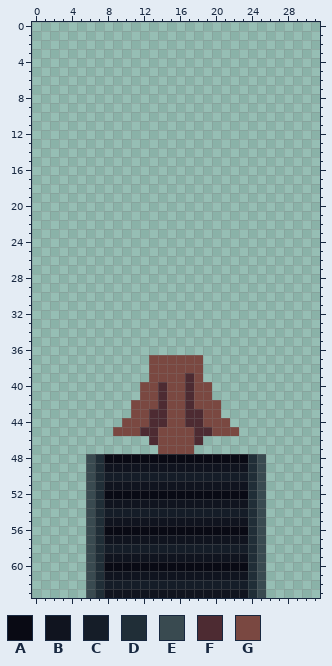
Pixel-art file: asset_source/structures/tree/tree_cutter/tree_cutter.aseprite. Above is the file before it was changed.
32x64 pixels, 1 frame.
Visible layers, top first: "Conveyor", "Tree".
Palette (. is transparent): A #090a14  B #10141f  C #151d28  D #202e37  E #394a50  F #4d2b32  G #7a4841
Pixels before, first column x 6:
37 .......GGGGGG.......
38 .......GGGGGG.......
39 .......GGGGFG.......
40 ......GGFGGFGG......
41 ......GGFGGFGG......
42 .....GGGFGGFGGG.....
43 .....GGFFGGFFGG.....
44 ....GGGFFGGFFGGG....
45 ...GGGFFGGGGFFGGG...
46 .......FGGGGF.......
47 ........GGGG........
48 EDAAAAAAAAAAAAAAAADE
49 EDBBBBBBBBBBBBBBBBDE
50 EDCCCCCCCCCCCCCCCCDE
51 EDBBBBBBBBBBBBBBBBDE
52 EDAAAAAAAAAAAAAAAADE
53 EDBBBBBBBBBBBBBBBBDE
54 EDCCCCCCCCCCCCCCCCDE
55 EDBBBBBBBBBBBBBBBBDE
56 EDAAAAAAAAAAAAAAAADE
57 EDBBBBBBBBBBBBBBBBDE
58 EDCCCCCCCCCCCCCCCCDE
59 EDBBBBBBBBBBBBBBBBDE
60 EDAAAAAAAAAAAAAAAADE
61 EDBBBBBBBBBBBBBBBBDE
62 EDCCCCCCCCCCCCCCCCDE
63 EDBBBBBBBBBBBBBBBBDE
And afterwards:
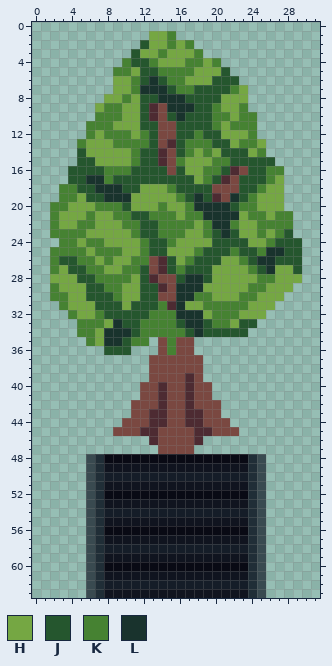
Colours new in this view: H #75a743  J #25562e  K #468232  L #19332d
Diff:
Changed rows in their new state; - is an unchanged pixel.
Layer "Tree":
first column x 2:
 1 -----------HHK--------------
 2 ----------JHHKHK------------
 3 ---------JHHKHHHK-----------
 4 --------KJJKHHHKKHK---------
 5 -------KKHJJKKKKHHHJ--------
 6 -------HHKJLJKKHHHJJJ-------
 7 -------HHKLLLJKKJJJJKH------
 8 ------HHKHJJLLLJJJJHHH------
 9 -----HKKHHJFGLLLJJKHHK------
10 -----KKKHHJFGJLJJJKKHKK-----
11 ----KKKHHHJJGGJJJJKHKKK-----
12 ----KHKKKHKJGGJJKJJHHHK-----
13 ---KHHHKKKKJGFJKKKJJHKKH----
14 ---JHHHHHKJJFGJKHKHJJJHK----
15 ---JJHHHHKJJFGKHHHKKJJJJJ---
16 --JJJJKKKJJJJGJHHKKJFGJJKK--
17 --JJLLKJJJJJJJJJHKJFGJJJKH--
18 -KKJJLLLJJHHHKJJJJGGGJJKHH--
19 -KKHJJLLLHHHHHKJLJFGLJKHHH--
20 KKHHHKKKJHHHKHHKLLLLJKKHHH--
21 KHHHKHHKKJJKKKHKKLLLLHKKHKK-
22 KHHKKHHHKKJJKKKKHKLLKHHKKKK-
23 KKKKHHHHHKJJKKKHHKJLJHHKHKJ-
24 -KKHKKHHHHKJJKHHHHJJJJHHKJJJ
25 KKKKHKKKHHKJJHHHKJJJKJJKLLJJ
26 KJJKKHKHHKKGFJHKJJJHHKJLLJJJ
27 KHJJKKHHKKJGFJKJJJHHHHKJLHHJ
28 HHHJJKKKKHJFGGJLLJHHHHHKKHHH
29 KHHHJJKKHHJJFGLLLHHHHHKKHHH-
30 KKHHJJJKHHJJGGLLKKHHHKKHHH--
31 -KHHHJJJHJJJKFLHHKKKKKHHH---
32 --KHHKJJJJJKKKLLLHKKKHHH----
33 ---KKKHLJJKKKKJLLJKKHJJ-----
34 ---KKHLLLJKKKKKJLJJJJJ------
35 ----KHLLJKK-GKGG------------
36 ------JJJ---GKGG------------
Where, in picture pixels (left, top, right, bottom), the same in both pictures:
added: (50, 31, 302, 355)
